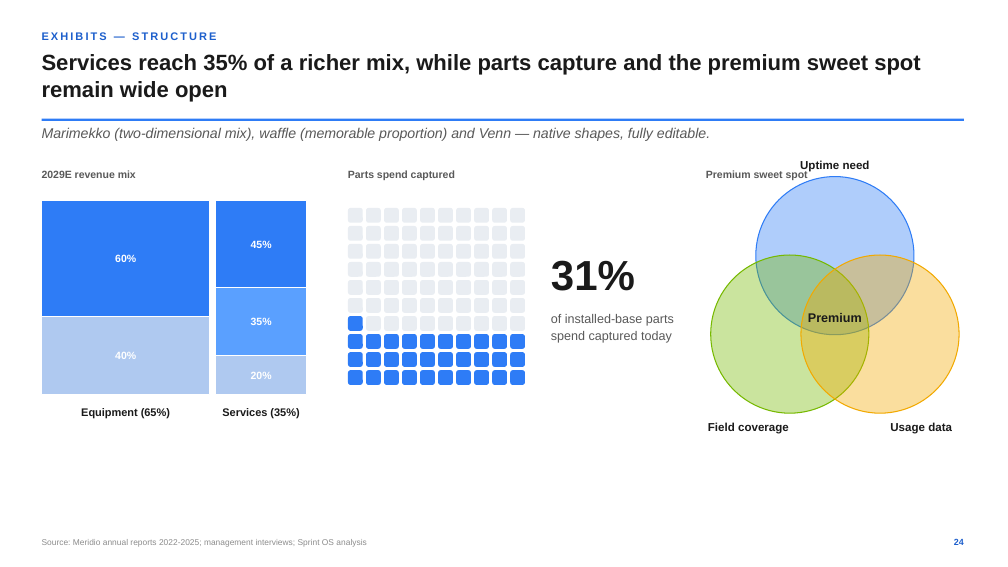
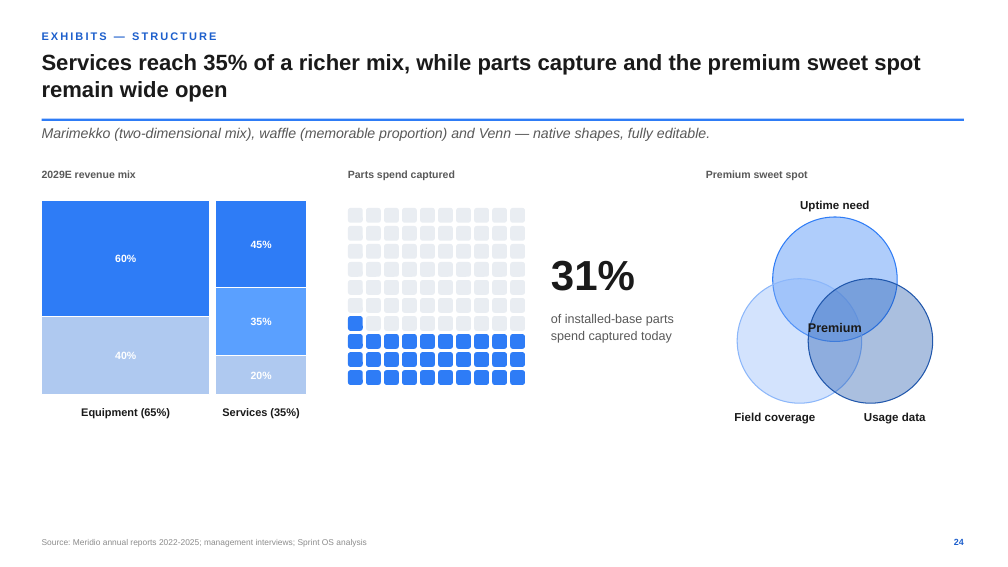
Before and after one commit to benkothmane-debug/sprintospptx, a slide deck: slide 28 of examples/golden-deck.pptx. Drawn at 1008x567 pixels with LibreOffice and Linux fonts; fonts in the diff are those of the drawing. Boxes give left, top, right and bottom in pixels: in the first picture for what was removed or moved away, otherwise in the second. Text is boxed around its words. In the diff, an @@ line names an element or a change of style, - is before the commit and + after.

```diff
--- a/examples/golden-deck.pptx
+++ b/examples/golden-deck.pptx
@@ text "Uptime need": place and size @@
-text "Uptime need" at bbox=[800, 160, 870, 172]
+text "Uptime need" at bbox=[800, 200, 870, 212]
@@ ellipse: place and size @@
-ellipse at bbox=[756, 177, 914, 335]
+ellipse at bbox=[773, 217, 898, 342]
@@ ellipse: place and size @@
-ellipse at bbox=[711, 255, 869, 413]
+ellipse at bbox=[737, 279, 862, 404]
@@ ellipse at bbox=[737, 279, 862, 404]: fill #76B900 at 38% opacity to #8CB7FA at 38% opacity; outline #76B900 1 pt to #8CB7FA 1 pt @@
@@ ellipse: place and size @@
-ellipse at bbox=[801, 255, 959, 413]
+ellipse at bbox=[808, 279, 933, 404]
@@ ellipse at bbox=[808, 279, 933, 404]: fill #F2A900 at 38% opacity to #2057AC at 38% opacity; outline #F2A900 1 pt to #2057AC 1 pt @@
@@ text "Premium" rewrapped from bbox=[808, 313, 862, 322] to bbox=[808, 323, 862, 336] @@
@@ text "Field coverage": place and size @@
-text "Field coverage" at bbox=[708, 422, 789, 434]
+text "Field coverage" at bbox=[734, 412, 816, 424]
@@ text "Usage data": place and size @@
-text "Usage data" at bbox=[890, 422, 952, 434]
+text "Usage data" at bbox=[864, 412, 926, 424]
```
Also in this commit, not shown: 8 other slides changed, 16 other files.
